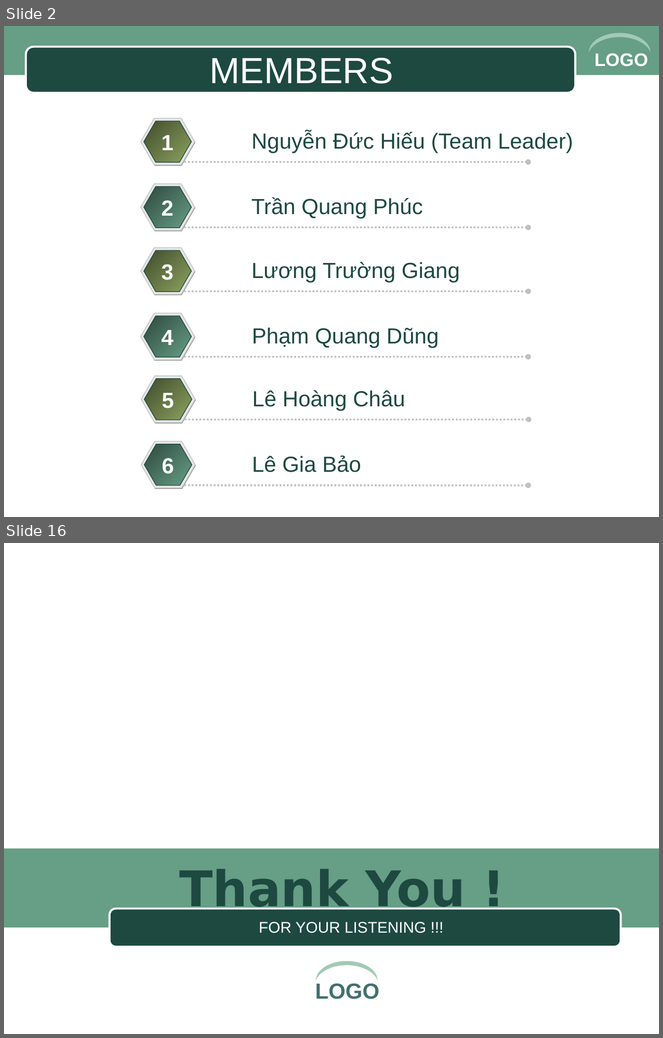
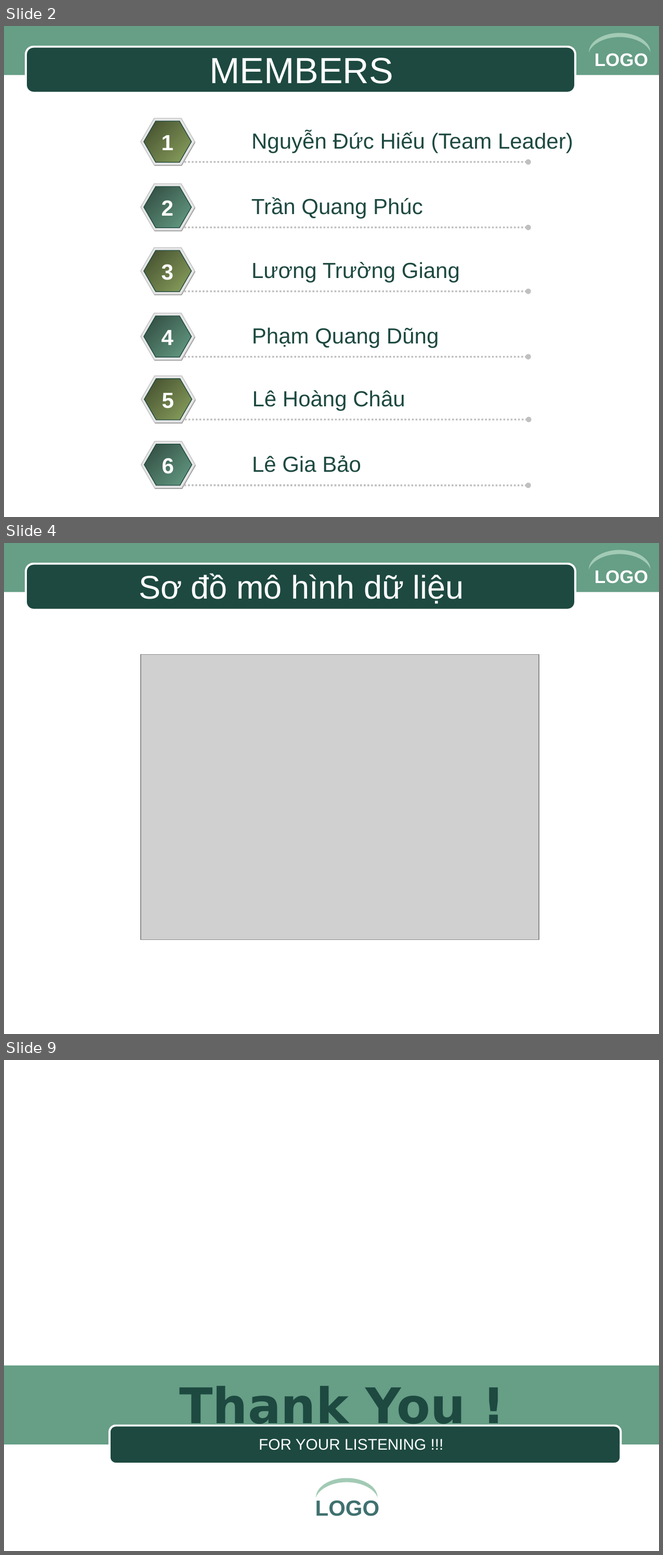
Before and after one commit to michelnguyen567/DoAn, a slide deck: baocao_slide/slide.ppt. Shown one above the other, each under a label of ours: slides 2 and 16 before the commit, slides 2, 4 and 9 after it; the slides between them are not shown. The pictures are 663x1038 and 663x1555 pixels, drawn with LibreOffice and Linux fonts; fonts in the diff are those of the drawing; grey boxes stand for pictures; background and template pictures are left out. Boxes give left, top, right and bottom in pixels: in the first picture for what was removed or moved away, otherwise in the second. Text is boxed around its words. In the diff, an @@ line names an element or a change of style, - is before the commit and + after.

```diff
--- a/baocao_slide/slide.ppt
+++ b/baocao_slide/slide.ppt
@@ slide 4 added at (x1=4, y1=543, x2=659, y2=1034), background #FFFFFF; not listed: 4 template elements that a slide beside it also shows @@
@@ title added at (x1=139, y1=573, x2=464, y2=604), 36 pt, text #FFFFFF @@
+Sơ đồ mô hình dữ liệu
@@ picture added at (x1=141, y1=654, x2=539, y2=940) @@
@@ what was slide 16 is now slide 9 @@
```
Also in this commit, not shown: 6 other slides added, 14 slides removed, 5 other files.
